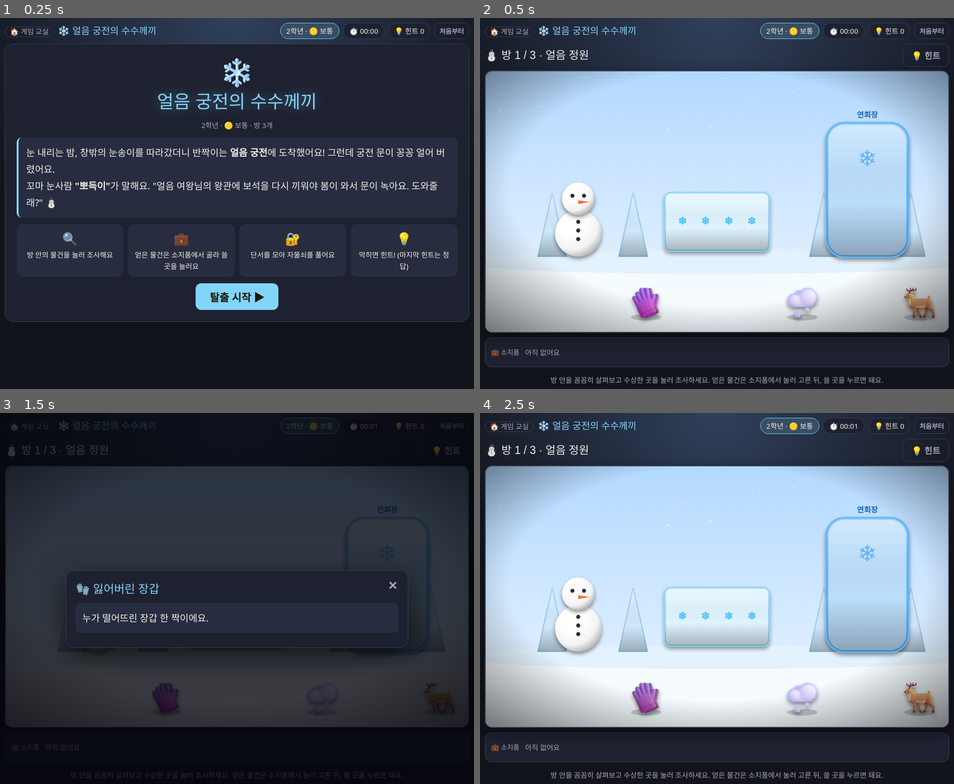
Above: before the commit, frames 1-4 (two rows, left to right).
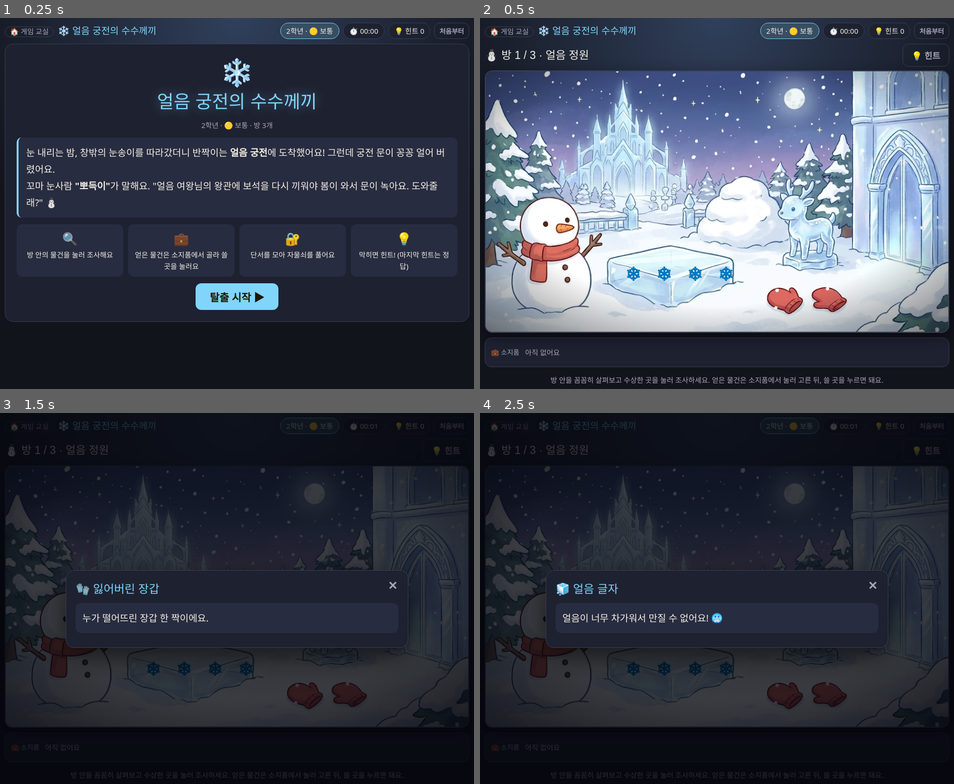
Above: after the commit, the same moments.

Repository: mummummi/game2grade
Game: browser game, page g2-ice.html
Same seed, same stepped clock (60 frames per second), same inputs: the game is played once before the commit and once after it.
Inputs (mouse positions are in pixels of both pictures, inside the frame that each line leads up to; where the layout moved, square brackets give the same spot in the first picture):
- Up to frame 1 (0.25 s): no input
- Up to frame 2 (0.5 s): click "탈출 시작 ▶" at 0.27 s
- Up to frame 3 (1.5 s): click (327, 694) [165, 698] at 1.27 s
- Up to frame 4 (2.5 s): click "✕" at 1.87 s; click (669, 668) at 2.47 s

Frame 1 is identical in both runs. In frame 2, 45% of the frame differs, in the area x 1-99%, y 14-85%; in frame 3, 13%; in frame 4, 89%, in the area x 1-99%, y 0-99%.

Commit message:
2학년 얼음 궁전의 수수께끼 방탈출 배경을 AI 일러스트로 교체
Co-Authored-By: Claude Opus 5.5 <noreply@anthropic.com>
Claude-Session: https://claude.ai/code/session_01ScfXXMpeK4xSozEf9WkLBv

Diff:
--- a/g2-ice.html
+++ b/g2-ice.html
@@ -29,7 +29,7 @@
 .roombar{display:flex;justify-content:space-between;align-items:center;margin:6px 0 8px;gap:8px;flex-wrap:wrap}
 .scene{position:relative;width:100%;border-radius:16px;overflow:hidden;border:2px solid var(--line);box-shadow:0 10px 30px rgba(0,0,0,.45);background:#000}
 .scene svg{display:block;width:100%;height:auto}
-.hot{cursor:pointer;transition:filter .15s}
+.hot .ah{fill:#fff;fill-opacity:0;stroke:#fff;stroke-opacity:0;stroke-width:5;transition:fill-opacity .15s,stroke-opacity .15s}.hot:hover .ah{fill-opacity:.14;stroke-opacity:.95}.hot.selhint .ah{stroke:#ffd54f;stroke-opacity:1;fill-opacity:.12}.hot.done .ah{fill-opacity:0}.hot{cursor:pointer;transition:filter .15s}
 .hot:hover{filter:drop-shadow(0 0 12px color-mix(in srgb,var(--gold) 90%,transparent)) brightness(1.08)}
 .hot.done{filter:saturate(.75)}
 .hot.selhint{animation:hl 1.2s ease-in-out infinite}
@@ -368,6 +368,19 @@
 /* 🧸 분위기 소품 (문제와 상관없는 기물 · 눌러 보면 설명만 나와요) */
 const DECOR=[[["f", "🌨️", "눈 더미", 1095, 800, 125, "소복소복 쌓인 눈이에요. 파 봐도 아무것도 없어요."], ["f", "🦌", "얼음 사슴 조각", 1500, 800, 12 …(476 unchanged characters)…
 DECOR.forEach((list,ri)=>{const r=THEME.rooms[ri];if(!r)return;list.forEach((d,k)=>r.objects.push({id:'deco'+k,deco:1,title:d[1]+' '+d[2],art:DART(d),html:'<div class="box">'+d[6]+'</div>'}))});
+/* 🖼️ AI 배경 그림 */
+const ARTMAP={"rooms": [{"snowman": [47, 433, 353, 387], "ice": [427, 607, 427, 193, {"svg": "WORD.map((w,i)=>T(510+i*(320/Math.max(1,WORD.length-1)),725,'❄','#0277bd',64,'bold')).join('')"}], "door": [1320, 213, 240, 480], "deco0": [733, 360, 267, 247], "deco1": [1013, 373, 200, 313], "deco2": [967, 747, 280, 87]}, {"bells": [40, 380, 300, 180, {"fit": 1, "pad": 0.9}], "cake": [647, 93, 307, 340, {"clip": [800, 300, 78, 800, 280, 128]}], "door": [1320, 207, 240, 487], "deco0": [400, 527, 113, 320], "deco1": [573, 687, 87, 160], "deco2": [1040, 447, 240, 387]}, {"queen": [713, 267, 173, 267, {"svg": "EM(800,420,'👸',170)"}], "gems": [1260, 547, 153, 260], "deco0": [700, 33, 200, 213], "deco1": [80, 340, 287, 487], "deco2": [533, 560, 533, 213]}], "id": "g2-ice"};
+const AMbox=a=>{const ns='http://www.w3.org/2000/svg';const sv=document.createElementNS(ns,'svg');sv.setAttribute('width','1600');sv.setAttribute('height','900');sv.style.cssText='position:absolute;left:-9999px;top:0';sv.innerHTML=DEFS+a;document.body.appendChild(sv);let b={x:0,y:0,width:1,height:1};try{const g=document.createElementNS(ns,'g');while(sv.childNodes.length>1)g.appendChild(sv.childNodes[1]);sv.appendChild(g);const r=g.getBBox();b={x:r.x,y:r.y,width:r.width||1,height:r.height||1}}catch(e){}sv.remove();return b};
+ARTMAP.rooms.forEach((hot,ri)=>{const r=THEME.rooms[ri];if(!r||!hot)return;const src='art/'+ARTMAP.id+'_'+(ri+1)+'.webp';
+ r.bg=()=>`<image href="${src}" x="0" y="0" width="1600" height="900" preserveAspectRatio="xMidYMid slice"/>`;
+ r.objects=r.objects.filter(o=>!(o.deco&&!hot[o.id]));
+ r.objects.forEach(o=>{const h=hot[o.id];if(!h)return;const [x,y,w,hh,opt]=h;const old=o.art;
+  o.art=()=>{let s='';if(opt&&opt.keep){const [tx,ty,sc]=opt.keep;s=`<g transform="translate(${tx} ${ty}) scale(${sc})">${val(old)}</g>`}
+   if(opt&&opt.clip){const [ox,oy,orr,nx,ny,nr]=opt.clip;const sc=nr/orr;const cid='cl_'+o.id;s+=`<clipPath id="${cid}"><circle cx="${ox}" cy="${oy}" r="${orr}"/></clipPath><g transform="translate(${nx-ox*sc} ${ny-oy*sc}) scale(${sc})"><g clip-path="url(#${cid})">${val(old)}</g></g>`}
+   if(opt&&opt.lab){const arr=eval(opt.lab.expr);s+=arr.map((t,i)=>{const [lx,ly]=opt.lab.pos?opt.lab.pos[i]:[x+w*(i+.5)/arr.length,opt.lab.y];return `<rect x="${lx-48}" y="${ly-30}" width="96" height="56" rx="14" fill="#3e2723" stroke="#ffe082" stroke-width="4" opacity=".92"/><text x="${lx}" y="${ly+10}" text-anchor="middle" font-size="32" font-weight="bold" fill="#ffe082">${t}</text>`}).join('')}
+   if(opt&&opt.svg){s+=eval(opt.svg)}
+   if(opt&&opt.fit){const a=val(old);const b=AMbox(a);const p=opt.pad??0.9;const sc=Math.min(w/b.width,hh/b.height)*p;const tx=x+w/2-(b.x+b.width/2)*sc,ty=y+hh/2-(b.y+b.height/2)*sc;s=`<g transform="translate(${tx} ${ty}) scale(${sc})" opacity="${opt.op??1}">${a}</g>`}
+   return s+`<rect class="ah" x="${x}" y="${y}" width="${w}" height="${hh}" rx="22"/>`}})});
 THEME.rooms.forEach((r,ri)=>r.objects.forEach(o=>{if(!o._rid){o.id='r'+ri+'_'+o.id;o._rid=1}}));/* 방마다 물건 id를 따로 → 다른 방의 같은 이름 문/물건이 '이미 푼 것'으로 처리되는 문제 방지 */
 try{const U=S.used||{};if(Object.keys(U).some(k=>!/^[pu]_r\d+_/.test(k))){THEME.rooms.forEach((r,ri)=>r.objects.forEach …(253 unchanged characters)…
 TH=THEME;if(GRADE<=2)document.body.classList.add('kids');S.max=S.max||0;render();
Binary file added: art/g2-ice_1.webp
Binary file added: art/g2-ice_2.webp
Binary file added: art/g2-ice_3.webp
